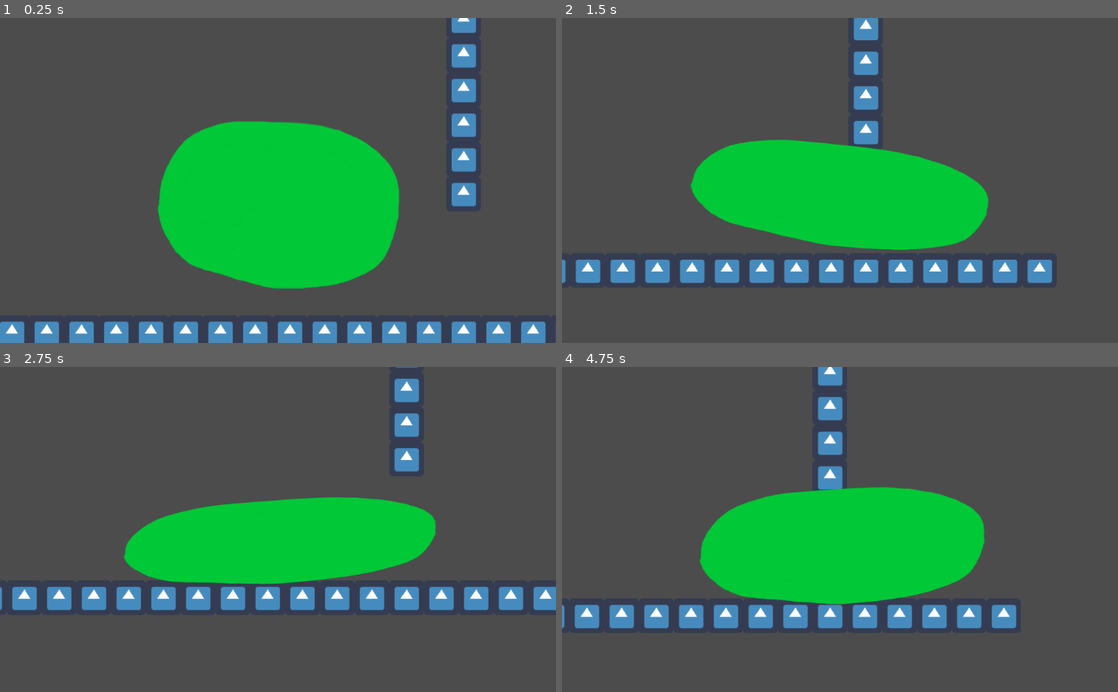
Above: before the commit, frames 1-4 (two rows, left to right).
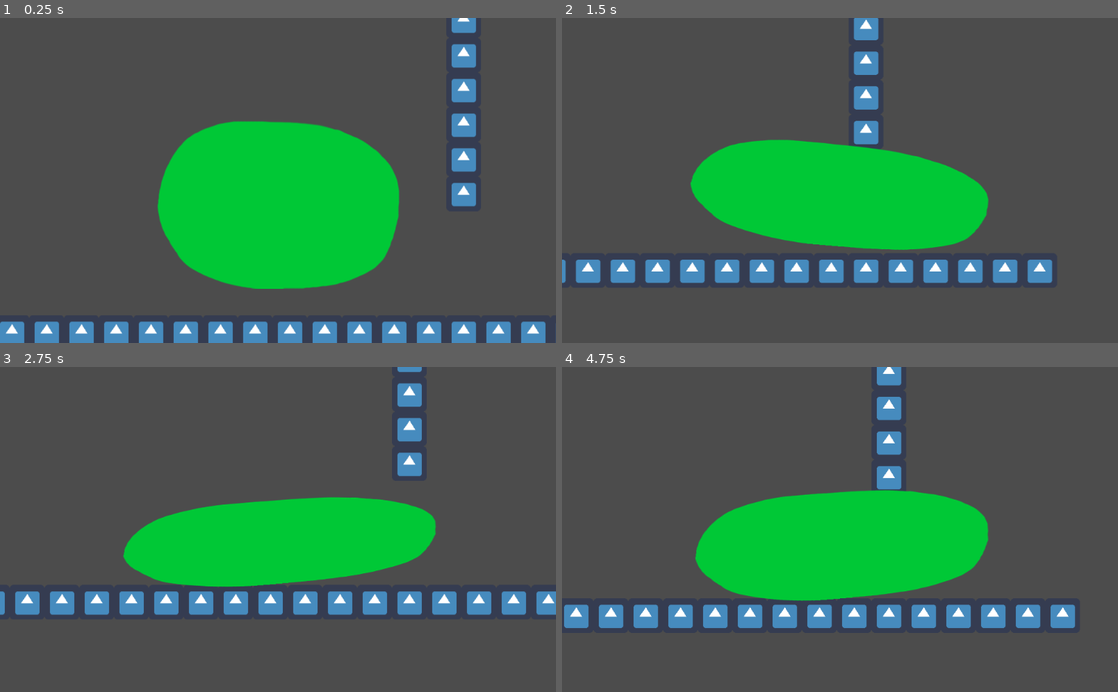
Above: after the commit, the same moments.

Repository: mariothedog/Shifty-Slime
Game: Godot game, scene res://Levels/Level0.tscn
The game is run twice, just before and just after one commit, with the same random seed, the same clock (stepped at 60 frames per second) and the same inputs. The engine's default icon, where the game draws it, is replaced by a stand-in: a white triangle on a blue panel in a dark square.
Inputs:
- Up to frame 1 (0.25 s): no input
- Up to frame 2 (1.5 s): hold S (shrink) 0.53-1.28 s; hold D (move_right) from 0.53 s (still down); tap Space (jump) at 0.77 s; tap S (shrink) at 1.35 s
- Up to frame 3 (2.75 s): tap Space (jump) at 1.52 s; release D (move_right) at 2.03 s; hold A (move_left) from 2.03 s (still down); hold S (shrink) from 2.03 s (still down)
- Up to frame 4 (4.75 s): release A (move_left) at 2.78 s; release S (shrink) at 2.78 s; hold D (move_right) 2.78-4.28 s; tap S (shrink) at 2.85, 4.35 s; tap Space (jump) at 3.02, 3.77, 4.52 s; tap Enter at 3.5 s; hold S (shrink) 3.53-4.28 s; hold A (move_left) from 4.28 s (still down)

The runs differ from the first frame. In frame 1, 0.3% of the frame differs, in the area x 28-51%, y 52-84%; in frame 2, 0.3%; in frame 3, 5.3%; in frame 4, 8.6%, in the area x 0-93%, y 0-81%.

Commit message:
Improved the player sprite (and adjusted the collision shape)

Diff:
--- a/Player/Player.tscn
+++ b/Player/Player.tscn
@@ -17,7 +17,7 @@
 
 [node name="CollisionPolygon2D" type="CollisionPolygon2D" parent="."]
 position = Vector2( 0, -156 )
-polygon = PoolVector2Array( 35.5252, -138.485, 91.9929, -129 …(109 unchanged characters)… 476, 163.775, 108.106, 121.115, 129.72, 59.6844, 142.803, -11.4157, 141.665, -150.772, 104.693, -182.056, 80.2348, -207.083, 41.5564,  …(138 unchanged characters)…
+polygon = PoolVector2Array( 35.5252, -138.485, 91.9929, -129 …(109 unchanged characters)… 476, 163.775, 108.106, 121.115, 129.72, 60.141, 144.35, -12.194, 148.531, -84.1107, 142.259, -146.411, 115.917, -182.056, 80.2348, -207.083, 41.5564,  …(138 unchanged characters)…
 
 [node name="Top Area2D" type="Area2D" parent="."]
 position = Vector2( 0, -300 )
Binary file changed: Player/Player.png
